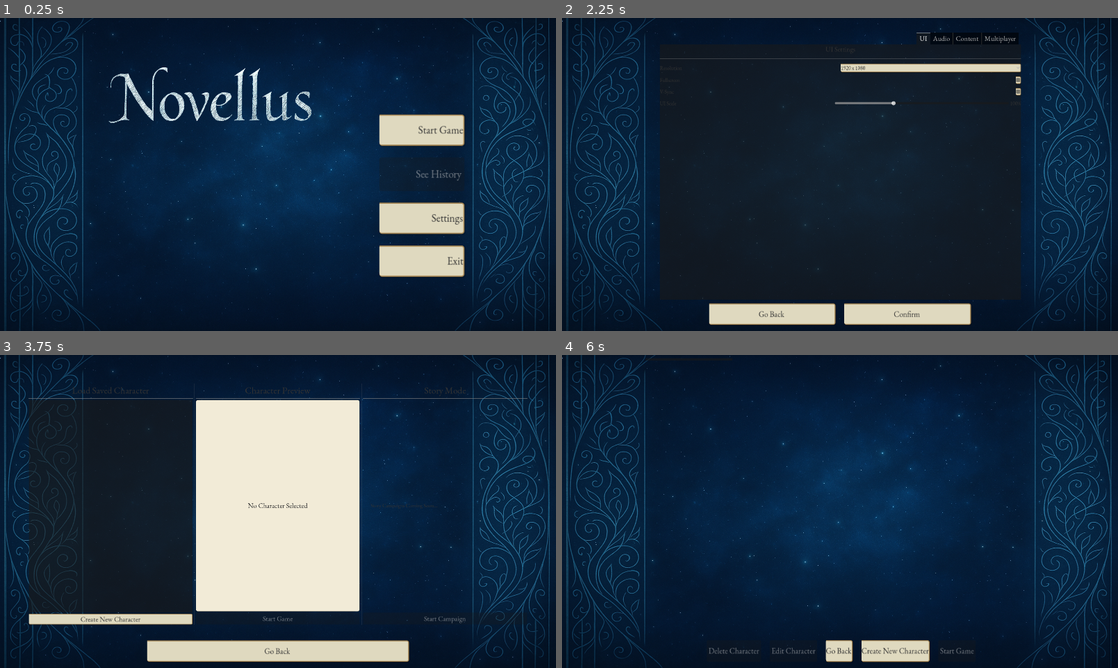
Above: before the commit, frames 1-4 (two rows, left to right).
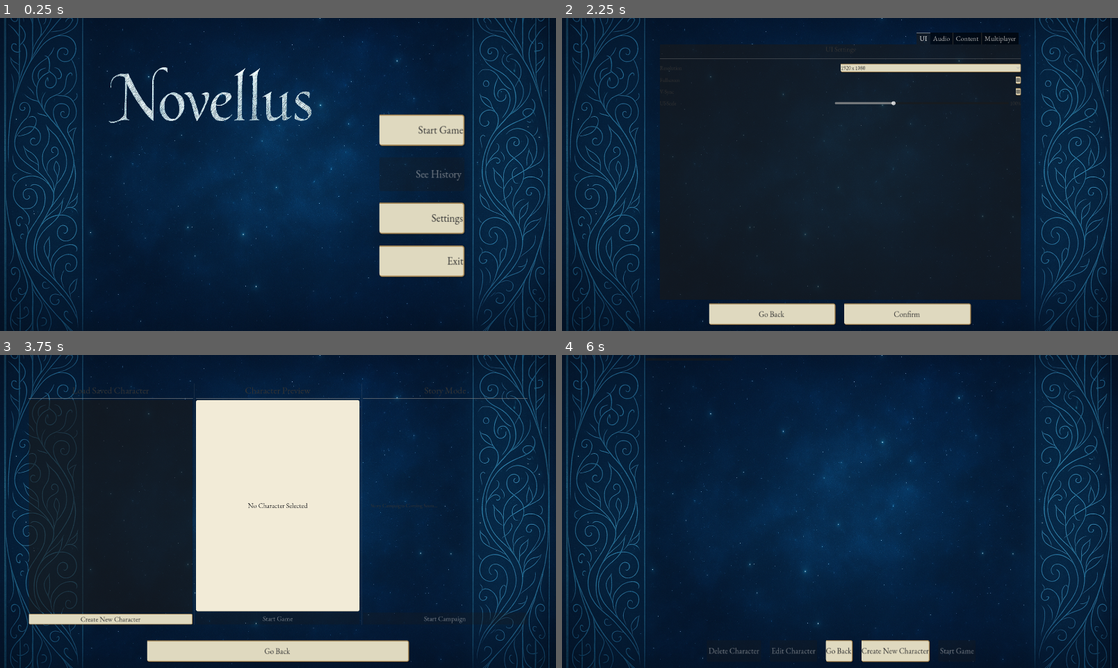
Above: after the commit, the same moments.

Repository: Suraru/Novellus
Game: Godot game, scene res://scenes/mainmenu/MainMenu.tscn
Same seed, same stepped clock (60 frames per second), same inputs: the game is played once before the commit and once after it.
Inputs:
- Up to frame 1 (0.25 s): no input
- Up to frame 2 (2.25 s): click "Settings" at 0.5 s; click "Confirm" at 1.25 s; click "Settings" at 2 s
- Up to frame 3 (3.75 s): click "Confirm" at 2.75 s; click "Start Game" at 3.5 s
- Up to frame 4 (6 s): click "Go Back" at 4.25 s; click "Start Game" at 5 s; click "Create New Character" at 5.75 s

The runs differ from the first frame. In frame 1, 6.3% of the frame differs, in the area x 0-99%, y 0-100%; in frame 2, 6.1%; in frame 3, 5.1%; in frame 4, 6.3%.

Commit message:
bgresize

Diff:
--- a/scenes/mainmenu/charactercreator/CharacterBuild.tscn
+++ b/scenes/mainmenu/charactercreator/CharacterBuild.tscn
@@ -137,7 +137,7 @@
 offset_left = 4.0
 offset_top = 4.0
 offset_right = 96.0
-offset_bottom = 96.0
+offset_bottom = 144.0
 
 [node name="custom_gender_input" type="LineEdit" parent="LeftContainer/ScrollContainer/Stats/DetailTable/custom_gender_popup/VBoxContainer"]
 layout_mode = 2
--- a/scripts/mainmenu/charactercreator/change_appearance.gd
+++ b/scripts/mainmenu/charactercreator/change_appearance.gd
@@ -1,4 +1,6 @@
 extends Control
+
+@onready var background = $Characterbg
 
 var character_data = {}
 var character_preview = null
@@ -47,6 +49,8 @@
 @onready var start_button = $ButtonPanel/StartButton
 
 func _ready():
+	get_viewport().size_changed.connect(_on_viewport_size_changed)
+	_on_viewport_size_changed()
 	# Connect UI buttons
 	start_button.pressed.connect(on_start_pressed)
 	navigation_back_button.pressed.connect(_on_back_pressed)
@@ -95,6 +99,21 @@
 
 	# Update the preview with current character data
 	update_character_preview()
+
+func _on_viewport_size_changed():
+	var viewport_size = get_viewport().get_visible_rect().size
+	var texture_size = background.texture.get_size()
+
+	# Calculate scale to cover the entire viewport
+	var scale_x = viewport_size.x / texture_size.x
+	var scale_y = viewport_size.y / texture_size.y
+	var scale = max(scale_x, scale_y)
+
+	background.scale = Vector2(scale, scale)
+
+	# Center the background
+	background.position = viewport_size / 2
+	background.centered = true
 
 func load_character_data():
 	var character_file_path = GlobalState.current_character_path
--- a/scripts/mainmenu/charactercreator/character_build.gd
+++ b/scripts/mainmenu/charactercreator/character_build.gd
@@ -1,4 +1,6 @@
 extends Control
+
+@onready var background = $Characterbg
 
 @warning_ignore("shadowed_global_identifier")
 const GlobalFormulas = preload("res://scripts/global_formulas.gd")
@@ -59,6 +61,8 @@
 var is_fullname_manually_edited: bool = false # Track if fullname was manually edited
 
 func _ready():
+	get_viewport().size_changed.connect(_on_viewport_size_changed)
+	_on_viewport_size_changed()
 	_load_character_data()
 	_load_available_traits()
 	_update_trait_list()
@@ -88,6 +92,21 @@
 	_load_existing_characters()
 	_load_relationships()
 	_detect_siblings()
+
+func _on_viewport_size_changed():
+	var viewport_size = get_viewport().get_visible_rect().size
+	var texture_size = background.texture.get_size()
+
+	# Calculate scale to cover the entire viewport
+	var scale_x = viewport_size.x / texture_size.x
+	var scale_y = viewport_size.y / texture_size.y
+	var scale = max(scale_x, scale_y)
+
+	background.scale = Vector2(scale, scale)
+
+	# Center the background
+	background.position = viewport_size / 2
+	background.centered = true
 
 func _on_name_or_surname_changed(_new_text: String = ""):
 	# Only update fullname if it hasn't been manually edited
--- a/scripts/mainmenu/charactercreator/character_selection.gd
+++ b/scripts/mainmenu/charactercreator/character_selection.gd
@@ -1,4 +1,6 @@
 extends Control
+
+@onready var background = $Characterbg
 
 @onready var character_list = $HBoxContainer/LeftPanel/CharacterList
 @onready var edit_button = $ButtonPanel/EditButton
@@ -14,6 +16,8 @@
 var selected_file_path := ""
 
 func _ready():
+	get_viewport().size_changed.connect(_on_viewport_size_changed)
+	_on_viewport_size_changed()
 	character_list.item_selected.connect(_on_character_selected)
 	edit_button.pressed.connect(_on_edit_pressed)
 	delete_button.pressed.connect(_on_delete_pressed)
@@ -21,6 +25,21 @@
 	$ButtonPanel/BackButton.pressed.connect(_on_back_pressed)
 	start_button.pressed.connect(_on_start_pressed)
 	_load_characters()
+
+func _on_viewport_size_changed():
+	var viewport_size = get_viewport().get_visible_rect().size
+	var texture_size = background.texture.get_size()
+
+	# Calculate scale to cover the entire viewport
+	var scale_x = viewport_size.x / texture_size.x
+	var scale_y = viewport_size.y / texture_size.y
+	var scale = max(scale_x, scale_y)
+
+	background.scale = Vector2(scale, scale)
+
+	# Center the background
+	background.position = viewport_size / 2
+	background.centered = true
 
 func _load_characters():
 	character_list.clear()
--- a/scripts/mainmenu/charactercreator/race_confirm.gd
+++ b/scripts/mainmenu/charactercreator/race_confirm.gd
@@ -1,12 +1,31 @@
 extends Control
+
+@onready var background = $Characterbg
 
 @onready var race_description = $RaceDescription
 @onready var race_image = $RaceImage
 
 func _ready():
+	get_viewport().size_changed.connect(_on_viewport_size_changed)
+	_on_viewport_size_changed()
 	$ButtonPanel/StartButton.pressed.connect(on_start_pressed)
 	$ButtonPanel/BackButton.pressed.connect(on_back_pressed)
 	_load_selected_race_data()
+
+func _on_viewport_size_changed():
+	var viewport_size = get_viewport().get_visible_rect().size
+	var texture_size = background.texture.get_size()
+
+	# Calculate scale to cover the entire viewport
+	var scale_x = viewport_size.x / texture_size.x
+	var scale_y = viewport_size.y / texture_size.y
+	var scale = max(scale_x, scale_y)
+
+	background.scale = Vector2(scale, scale)
+
+	# Center the background
+	background.position = viewport_size / 2
+	background.centered = true
 
 var race_images = {
 	"Human": "res://assets/race_images/human.png",
--- a/scripts/mainmenu/charactercreator/race_selection.gd
+++ b/scripts/mainmenu/charactercreator/race_selection.gd
@@ -1,4 +1,6 @@
 extends Control
+
+@onready var background = $Characterbg
 
 @onready var human_button = $GridContainer/Humans/HumanButton
 @onready var elf_button = $GridContainer/Elves/ElfButton
@@ -14,6 +16,8 @@
 var selected_race = ""
 
 func _ready():
+	get_viewport().size_changed.connect(_on_viewport_size_changed)
+	_on_viewport_size_changed()
 	human_button.pressed.connect(_on_human_selected)
 	elf_button.pressed.connect(_on_elf_selected)
 	dwarf_button.pressed.connect(_on_dwarf_selected)
@@ -25,6 +29,21 @@
 	aetheri_button.pressed.connect(_on_aetheri_selected)
 	chitari_button.pressed.connect(_on_chitari_selected)
 	$ButtonPanel/BackButton.pressed.connect(on_back_pressed)
+
+func _on_viewport_size_changed():
+	var viewport_size = get_viewport().get_visible_rect().size
+	var texture_size = background.texture.get_size()
+
+	# Calculate scale to cover the entire viewport
+	var scale_x = viewport_size.x / texture_size.x
+	var scale_y = viewport_size.y / texture_size.y
+	var scale = max(scale_x, scale_y)
+
+	background.scale = Vector2(scale, scale)
+
+	# Center the background
+	background.position = viewport_size / 2
+	background.centered = true
 
 func _on_human_selected():
 	selected_race = "Human"
--- a/scripts/mainmenu/game_start.gd
+++ b/scripts/mainmenu/game_start.gd
@@ -1,4 +1,6 @@
 extends Control
+
+@onready var background = $Characterbg
 
 @onready var save_file_list = $MainContainer/SaveFilesPanel/SaveFileList
 @onready var new_character_button = $MainContainer/SaveFilesPanel/NewCharacterButton
@@ -17,6 +19,8 @@
 var selected_file_path := ""
 
 func _ready():
+	get_viewport().size_changed.connect(_on_viewport_size_changed)
+	_on_viewport_size_changed()
 	# Connect signals
 	save_file_list.item_selected.connect(_on_character_selected)
 	new_character_button.pressed.connect(_on_new_character_pressed)
@@ -25,6 +29,21 @@
 
 	# Load character save files
 	_load_saved_characters()
+
+func _on_viewport_size_changed():
+	var viewport_size = get_viewport().get_visible_rect().size
+	var texture_size = background.texture.get_size()
+
+	# Calculate scale to cover the entire viewport
+	var scale_x = viewport_size.x / texture_size.x
+	var scale_y = viewport_size.y / texture_size.y
+	var scale = max(scale_x, scale_y)
+
+	background.scale = Vector2(scale, scale)
+
+	# Center the background
+	background.position = viewport_size / 2
+	background.centered = true
 
 func _load_saved_characters():
 	save_file_list.clear()
--- a/scripts/mainmenu/main_menu.gd
+++ b/scripts/mainmenu/main_menu.gd
@@ -1,15 +1,33 @@
 extends Control
 
+@onready var background = $Characterbg
 @onready var start_button = $VBoxContainer/StartButton
 @onready var history_button = $VBoxContainer/HistoryButton
 @onready var settings_button = $VBoxContainer/SettingsButton
 @onready var exit_button = $VBoxContainer/ExitButton
 
 func _ready():
+	get_viewport().size_changed.connect(_on_viewport_size_changed)
+	_on_viewport_size_changed()
 	start_button.pressed.connect(on_start_pressed)
 	history_button.pressed.connect(on_history_pressed)
 	settings_button.pressed.connect(on_settings_pressed)
 	exit_button.pressed.connect(on_exit_pressed)
+
+func _on_viewport_size_changed():
+	var viewport_size = get_viewport().get_visible_rect().size
+	var texture_size = background.texture.get_size()
+
+	# Calculate scale to cover the entire viewport
+	var scale_x = viewport_size.x / texture_size.x
+	var scale_y = viewport_size.y / texture_size.y
+	var scale = max(scale_x, scale_y)
+
+	background.scale = Vector2(scale, scale)
+
+	# Center the background
+	background.position = viewport_size / 2
+	background.centered = true
 
 func on_start_pressed():
 	get_tree().change_scene_to_file("res://scenes/mainmenu/GameStart.tscn")
--- a/scripts/mainmenu/settings.gd
+++ b/scripts/mainmenu/settings.gd
@@ -1,4 +1,6 @@
 extends Control
+
+@onready var background = $Characterbg
 
 # Settings dictionary to store all configuration
 var settings = {
@@ -60,6 +62,8 @@
 @onready var auto_connect_checkbox = %CheckBox
 
 func _ready():
+	get_viewport().size_changed.connect(_on_viewport_size_changed)
+	_on_viewport_size_changed()
 	# Load settings
 	load_settings()
 
@@ -68,6 +72,21 @@
 
 	# Connect signals for UI elements
 	_connect_signals()
+
+func _on_viewport_size_changed():
+	var viewport_size = get_viewport().get_visible_rect().size
+	var texture_size = background.texture.get_size()
+
+	# Calculate scale to cover the entire viewport
+	var scale_x = viewport_size.x / texture_size.x
+	var scale_y = viewport_size.y / texture_size.y
+	var scale = max(scale_x, scale_y)
+
+	background.scale = Vector2(scale, scale)
+
+	# Center the background
+	background.position = viewport_size / 2
+	background.centered = true
 
 # Connect all UI element signals
 func _connect_signals():
